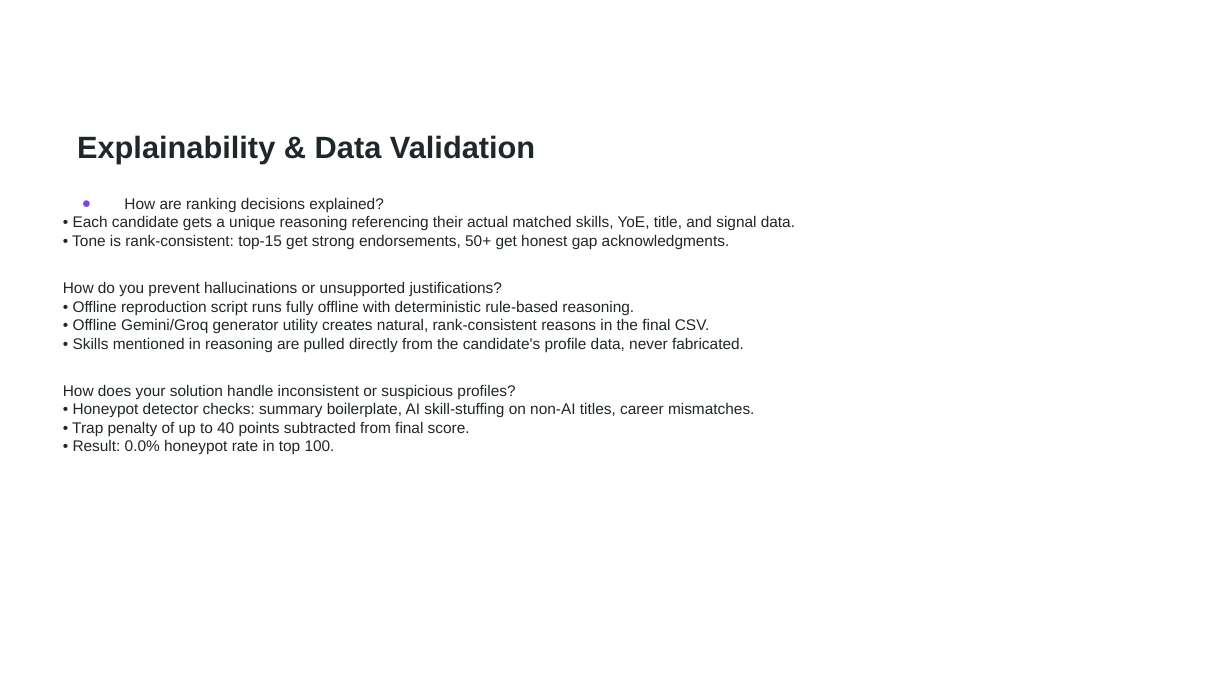
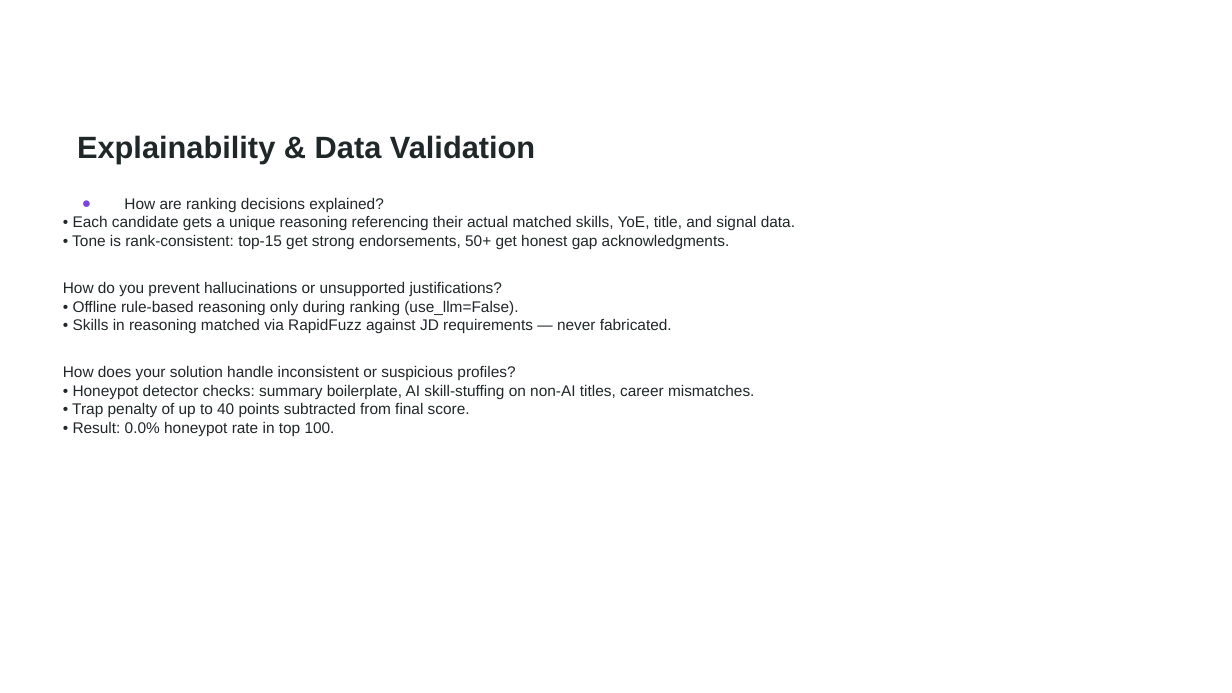
Before and after one commit to mohd-ibadullah/TalentLensAI, a slide deck: slide 5 of TalentLensAI_Submission.pptx. Drawn at 1232x693 pixels with LibreOffice and Linux fonts; fonts in the diff are those of the drawing; background and template pictures are left out. Boxes give left, top, right and bottom in pixels: in the first picture for what was removed or moved away, otherwise in the second. Text is boxed around its words. In the diff, an @@ line names an element or a change of style, - is before the commit and + after.

```diff
--- a/TalentLensAI_Submission.pptx
+++ b/TalentLensAI_Submission.pptx
@@ text at [73,300,672,334]: text changed @@
-• Offline reproduction script runs fully offline with deterministic rule-based reasoning.
-• Offline Gemini/Groq generator utility creates natural, rank-consistent reasons in the final CSV.
-• Skills mentioned in reasoning are pulled directly from the candidate's profile data, never fabricated.
+• Offline rule-based reasoning only during ranking (use_llm=False).
+• Skills in reasoning matched via RapidFuzz against JD requirements — never fabricated.
```
Also in this commit, not shown: 5 other slides changed, 3 other files.
